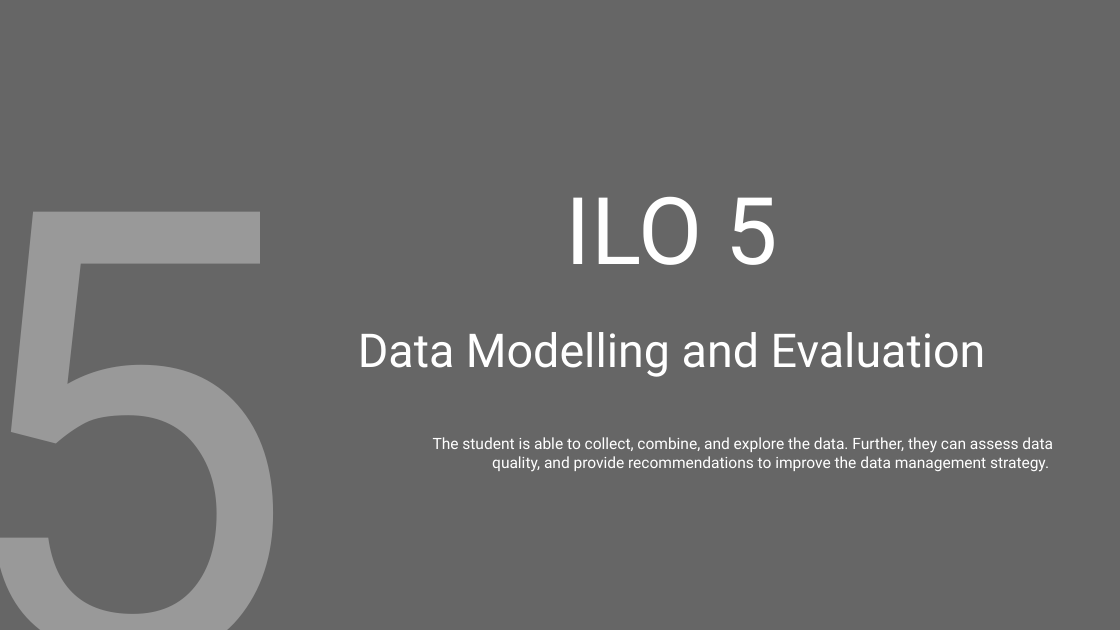
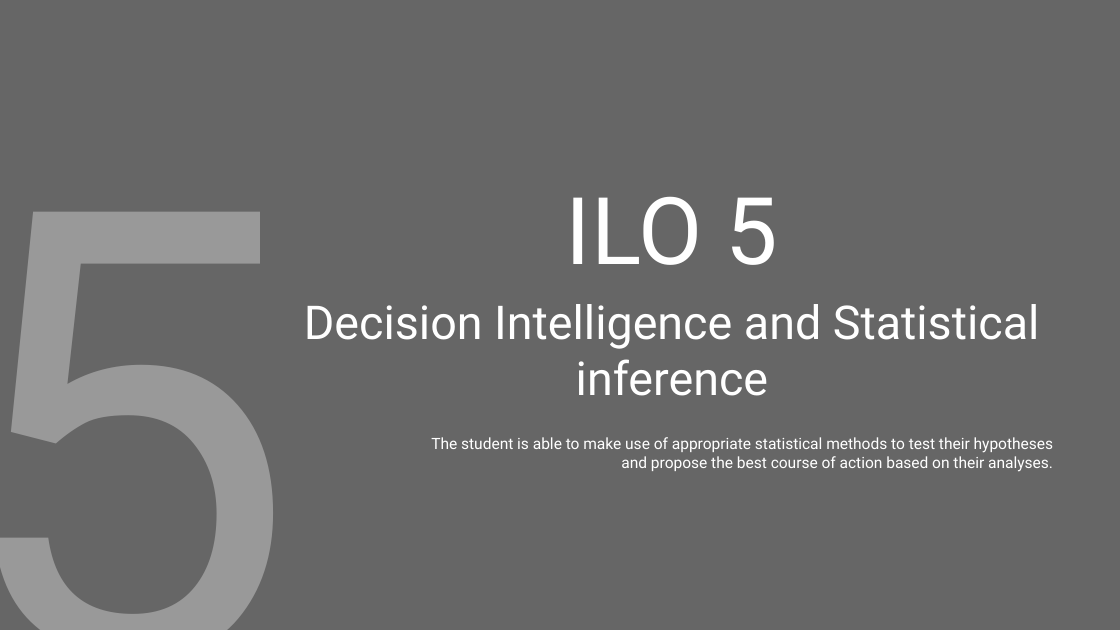
Before and after one commit to PsDragon/ADSAI_FOR_SECOND_YEARS, a slide deck: slide 33 of docs/Year2/BlockA/MS Teams Assignment Template/2022-23-ADS_AI Learning Log Y2A.pptx (slide 35 before the commit). Drawn at 1120x630 pixels with LibreOffice and Linux fonts; fonts in the diff are those of the drawing. Boxes give left, top, right and bottom in pixels: in the first picture for what was removed or moved away, otherwise in the second. Text is boxed around its words. In the diff, an @@ line names an element or a change of style, - is before the commit and + after.

Commit message:
Y2A - MS Teams Assignment Update: Learning Log + Assessment Rubric

```diff
--- a/docs/Year2/BlockA/MS Teams Assignment Template/2022-23-ADS_AI Learning Log Y2A.pptx
+++ b/docs/Year2/BlockA/MS Teams Assignment Template/2022-23-ADS_AI Learning Log Y2A.pptx
@@ subtitle at box(304, 304, 1040, 396): text changed @@
-Data Modelling and Evaluation
+Decision Intelligence and Statistical inference
@@ subtitle at box(431, 437, 1054, 472): text changed @@
-The student is able to collect, combine, and explore the data. Further, they can assess data quality, and provide recommendations to improve the data management strategy.
+The student is able to make use of appropriate statistical methods to test their hypotheses and propose the best course of action based on their analyses.
```
Also in this commit, not shown: 12 other slides changed, 4 slides removed, 1 other file.
